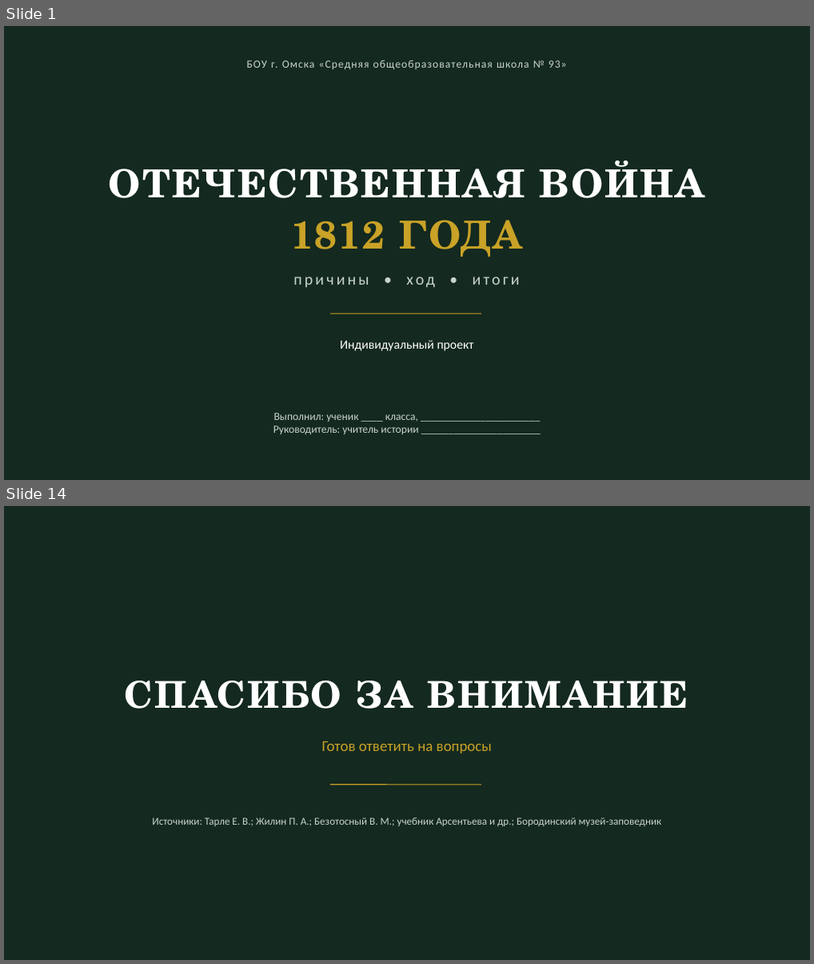
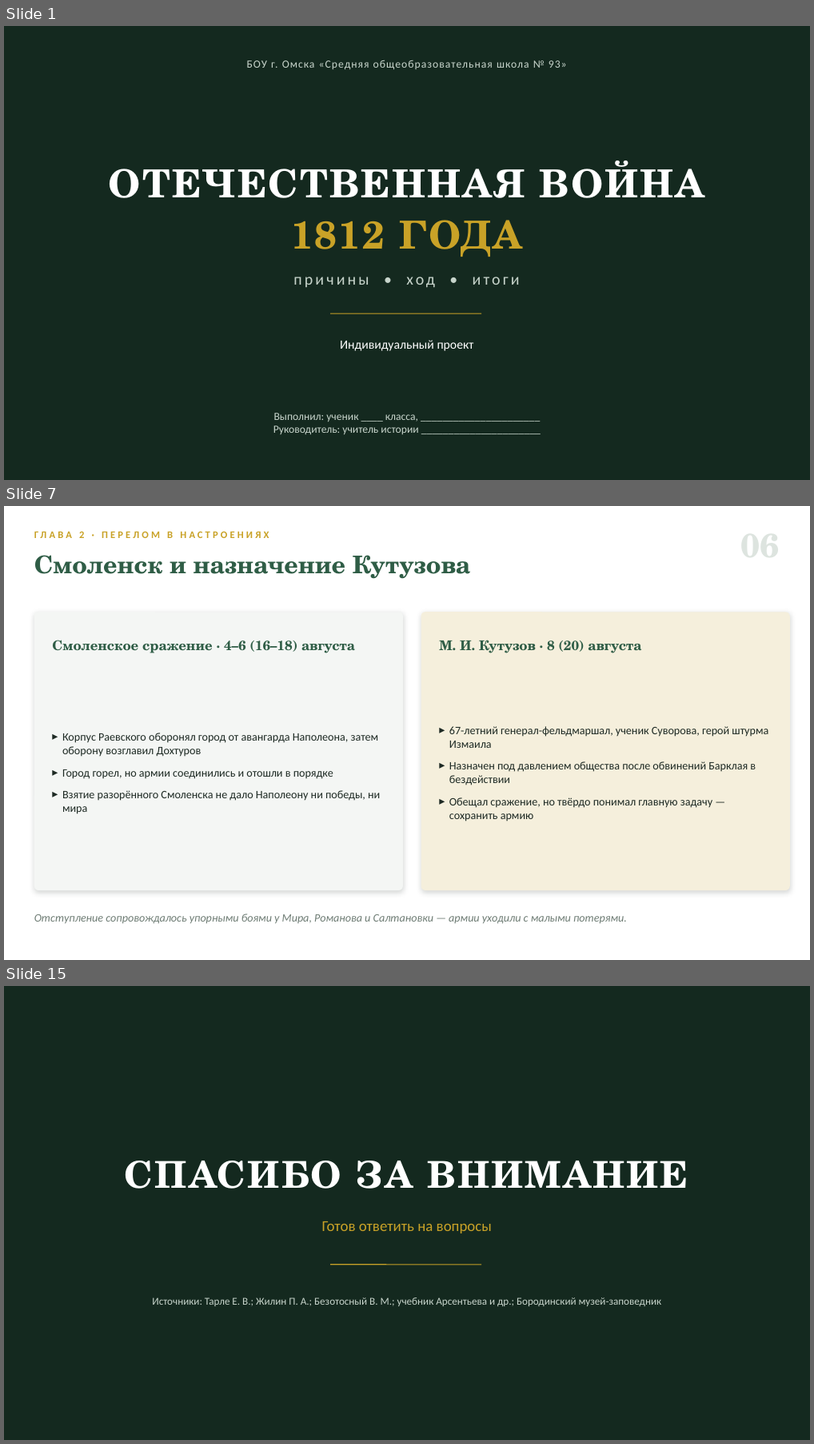
Before and after one commit to artomrek3030-Jumangi/war-1812-quiz, a slide deck: presentation.pptx. Shown one above the other, each under a label of ours: slides 1 and 14 before the commit, slides 1, 7 and 15 after it; the slides between them are not shown. The pictures are 814x964 and 814x1444 pixels, drawn with LibreOffice and Linux fonts; fonts in the diff are those of the drawing. Boxes give left, top, right and bottom in pixels: in the first picture for what was removed or moved away, otherwise in the second. Text is boxed around its words. In the diff, an @@ line names an element or a change of style, - is before the commit and + after.

```diff
--- a/presentation.pptx
+++ b/presentation.pptx
@@ slide 7 added at bbox=[4, 506, 810, 960], background #FFFFFF @@
@@ text added at bbox=[79, 530, 173, 541], 12 pt, text #C9A227, bold @@
+ГЛАВА 2 · ПЕРЕЛОМ В НАСТРОЕНИЯХ
@@ text added at bbox=[34, 555, 471, 579], 29 pt, text #2F5D46, bold @@
+Смоленск и назначение Кутузова
@@ rounded rectangle added at bbox=[34, 612, 403, 890], fill #F4F6F4 @@
@@ rounded rectangle added at bbox=[422, 612, 790, 890], fill #F5EFDC @@
@@ text added at bbox=[52, 640, 355, 653], 16 pt, text #2F5D46, bold @@
+Смоленское сражение · 4–6 (16–18) августа
@@ text added at bbox=[439, 640, 642, 653], 16 pt, text #2F5D46, bold @@
+М. И. Кутузов · 8 (20) августа
@@ text added at bbox=[62, 732, 380, 814], 13.5 pt, text #1E2A24 @@
+▸ Корпус Раевского оборонял город от авангарда Наполеона, затем оборону возглавил Дохтуров
+▸ Город горел, но армии соединились и отошли в порядке
+▸ Взятие разорённого Смоленска не дало Наполеону ни победы, ни мира
@@ text added at bbox=[450, 726, 769, 821], 13.5 pt, text #1E2A24 @@
+▸ 67-летний генерал-фельдмаршал, ученик Суворова, герой штурма Измаила
+▸ Назначен под давлением общества после обвинений Барклая в бездействии
+▸ Обещал сражение, но твёрдо понимал главную задачу — сохранить армию
@@ text added at bbox=[34, 913, 627, 924], 13.5 pt, text #6F7D75, italic @@
+Отступление сопровождалось упорными боями у Мира, Романова и Салтановки — армии уходили с малыми потерями.
@@ what was slide 14 is now slide 15 @@
```
Also in this commit, not shown: 10 slides changed, 2 other slides added, 2 slides removed.
